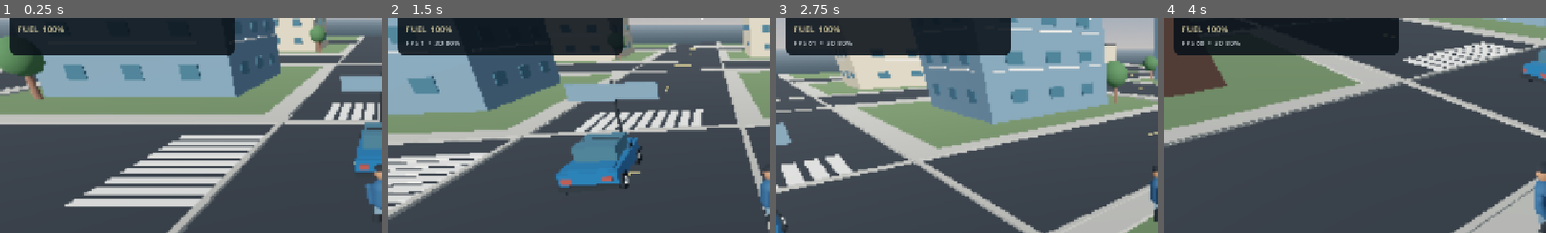
Above: before the commit, frames 1-4 (left to right).
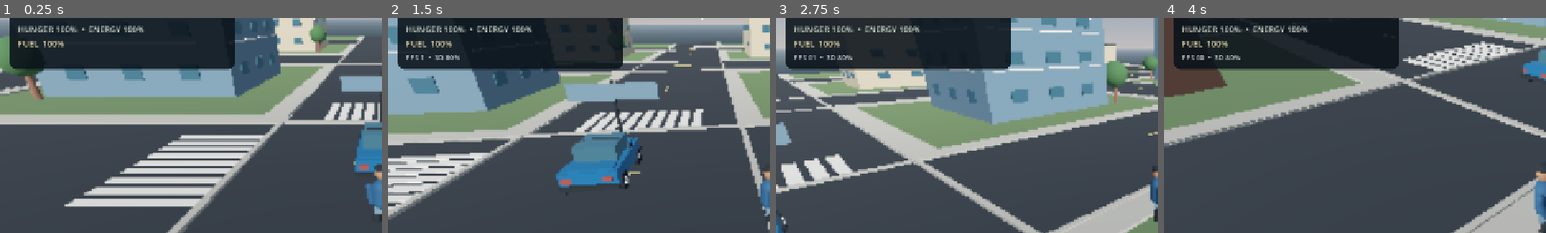
Above: after the commit, the same moments.

Repository: g82202773-coder/-blue-orbit-731
Game: Godot game, scene res://scenes/main.tscn
Two runs of this game, one before a commit and one after it. Both use one fixed random seed, a clock stepped at 60 frames per second and the inputs below.
Inputs (mouse positions are % of the whole screen's width and height, from its top left):
- Up to frame 1 (0.25 s): no input
- Up to frame 2 (1.5 s): move the mouse to (72, 45) at 0.52 s; hold D (move_right) 0.53-1.25 s; hold Shift (run) 0.53-1.25 s; click (72, 45) at 0.67 s; drag from (30, 55) to (45, 70) at 1.27 s
- Up to frame 3 (2.75 s): move the mouse to (60, 28) at 2.02 s; hold D (move_right) from 2.03 s (still down); hold Shift (run) from 2.03 s (still down)
- Up to frame 4 (4 s): release D (move_right) at 2.75 s; release Shift (run) at 2.75 s; drag from (45, 70) to (20, 35) at 2.77 s; move the mouse to (80, 65) at 3.52 s; hold A (move_left) from 3.53 s (still down); hold Shift (run) from 3.53 s (still down); tap E (interact) at 3.6 s
The pictures show only the part of the screen within x 0-50%, y 14-64%; the shares and areas given below are measured in that part.

The runs differ from the first frame. In frame 1, 5.1% of the frame differs, in the area x 2-62%, y 3-25%; in frame 2, 5.0%; in frame 3, 5.2%; in frame 4, 5.1%.

Commit message:
Connect hunger energy and meals to gameplay HUD and phone

Diff:
--- a/scripts/main.gd
+++ b/scripts/main.gd
@@ -55,6 +55,7 @@
 var location_label: Label
 var fuel_label: Label
 var time_label: Label
+var needs_label: Label
 var clock_display_time := 0.0
 var perf_label: Label
 var toast_label: Label
@@ -659,6 +660,10 @@
     time_label.add_theme_font_size_override("font_size", 15)
     time_label.modulate = Color("#f0dca8")
     status_box.add_child(time_label)
+    needs_label = Label.new()
+    needs_label.add_theme_font_size_override("font_size", 14)
+    needs_label.modulate = Color("#d8e1d4")
+    status_box.add_child(needs_label)
     fuel_label = Label.new()
     fuel_label.add_theme_font_size_override("font_size", 14)
     fuel_label.modulate = Color("#e4d8a7")
@@ -809,6 +814,7 @@
     phone_info.autowrap_mode = TextServer.AUTOWRAP_WORD_SMART
     phone_box.add_child(phone_info)
     _add_button(phone_box, "OPEN BANK", _toggle_bank, 180.0)
+    _add_button(phone_box, "BUY MEAL • ₹100", _buy_meal, 180.0)
     _add_button(phone_box, "REFUEL VEHICLE • ₹300", _refuel_vehicle, 180.0)
     _add_button(phone_box, "RESET CAMERA", _reset_camera, 180.0)
     _add_button(phone_box, "JOB BOARD", _job_action, 180.0)
@@ -866,7 +872,7 @@
     _add_button(empire_box, "BUY CORNER SHOP • ₹4,000", _buy_shop, 280.0)
     _add_button(empire_box, "HIRE SHOP EMPLOYEE • ₹500", _hire_shop_employee, 280.0)
     _add_button(empire_box, "COLLECT SHOP INCOME", _collect_shop, 280.0)
-    _add_button(empire_box, "SLEEP / NEXT DAY", _next_day, 280.0)
+    _add_button(empire_box, "SLEEP AT HOME", _next_day, 280.0)
     _add_button(empire_box, "CLOSE", _hide_panels, 120.0)
     empire_panel.hide()
 
@@ -973,6 +979,10 @@
     var speed := RUN_SPEED if (run_touch or Input.is_action_pressed("run")) else WALK_SPEED
     if direction.length_squared() > 0.001:
         direction = direction.normalized()
+        var energy_factor := 0.72 if GameState.energy_percent < 18.0 else 1.0
+        var hunger_factor := 0.82 if GameState.hunger_percent < 12.0 else 1.0
+        speed *= energy_factor * hunger_factor
+        GameState.consume_energy(delta * (0.022 if (run_touch or Input.is_action_pressed("run")) else 0.009))
         player.rotation.y = lerp_angle(player.rotation.y, atan2(-direction.x, -direction.z), delta * 9.0)
         player.velocity.x = direction.x * speed
         player.velocity.z = direction.z * speed
@@ -1049,6 +1059,7 @@
     GameState.set_vehicle_state(active_vehicle_kind, active_vehicle.global_position, active_vehicle.rotation.y, true)
     if absf(car_speed) > 0.5:
         GameState.consume_fuel(delta * (0.08 + absf(car_speed) * 0.004))
+        GameState.consume_energy(delta * 0.0025)
         _update_fuel_hud()
 
 func _update_camera(delta: float) -> void:
@@ -1253,8 +1264,13 @@
 func _collect_shop() -> void:
     GameState.collect_shop_income()
 
+func _buy_meal() -> void:
+    if GameState.buy_meal():
+        _refresh_ui()
+
 func _next_day() -> void:
-    GameState.advance_day()
+    if GameState.sleep_at_home():
+        _refresh_ui()
 
 func _sync_save_state() -> void:
     if is_instance_valid(player):
@@ -1275,6 +1291,9 @@
     wallet_label.text = "WALLET  ₹%d     BANK  ₹%d" % [GameState.wallet, GameState.bank_balance]
     if is_instance_valid(time_label):
         time_label.text = "DAY %d  •  %s" % [GameState.day_number, GameState.clock_text()]
+    if is_instance_valid(needs_label):
+        needs_label.text = "HUNGER %d%%  •  ENERGY %d%%" % [int(round(GameState.hunger_percent)), int(round(GameState.energy_percent))]
+        needs_label.modulate = Color("#e28b78") if GameState.hunger_percent < 20.0 or GameState.energy_percent < 20.0 else Color("#d8e1d4")
     _update_fuel_hud()
     if is_instance_valid(map_panel) and map_panel.visible:
         _update_minimap()
@@ -1286,7 +1305,7 @@
             recent += "• %s\n" % GameState.transactions[i]
         bank_info.text = "Wallet: ₹%d\nBank: ₹%d\nNet worth: ₹%d\n\nRECENT TRANSACTIONS\n%s" % [GameState.wallet, GameState.bank_balance, GameState.net_worth(), recent]
     if is_instance_valid(phone_info):
-        phone_info.text = "Day %d\nWallet ₹%d  •  Bank ₹%d\nFuel: %d%%\nCompleted jobs: %d\nYour phone connects your jobs, bank and empire." % [GameState.day_number, GameState.wallet, GameState.bank_balance, int(round(GameState.fuel_percent)), GameState.missions_completed]
+        phone_info.text = "Day %d  •  %s\nWallet ₹%d  •  Bank ₹%d\nFuel: %d%%  •  Hunger: %d%%\nEnergy: %d%%  •  Jobs completed: %d\nBuy meals to restore hunger. Sleep at your home to restore energy." % [GameState.day_number, GameState.clock_text(), GameState.wallet, GameState.bank_balance, int(round(GameState.fuel_percent)), int(round(GameState.hunger_percent)), int(round(GameState.energy_percent)), GameState.missions_completed]
     if is_instance_valid(job_info):
         if job_stage == 0:
             job_info.text = "Choose a job. Complete the pickup and reach the destination to earn your reward.\nCompleted jobs: %d" % GameState.missions_completed
